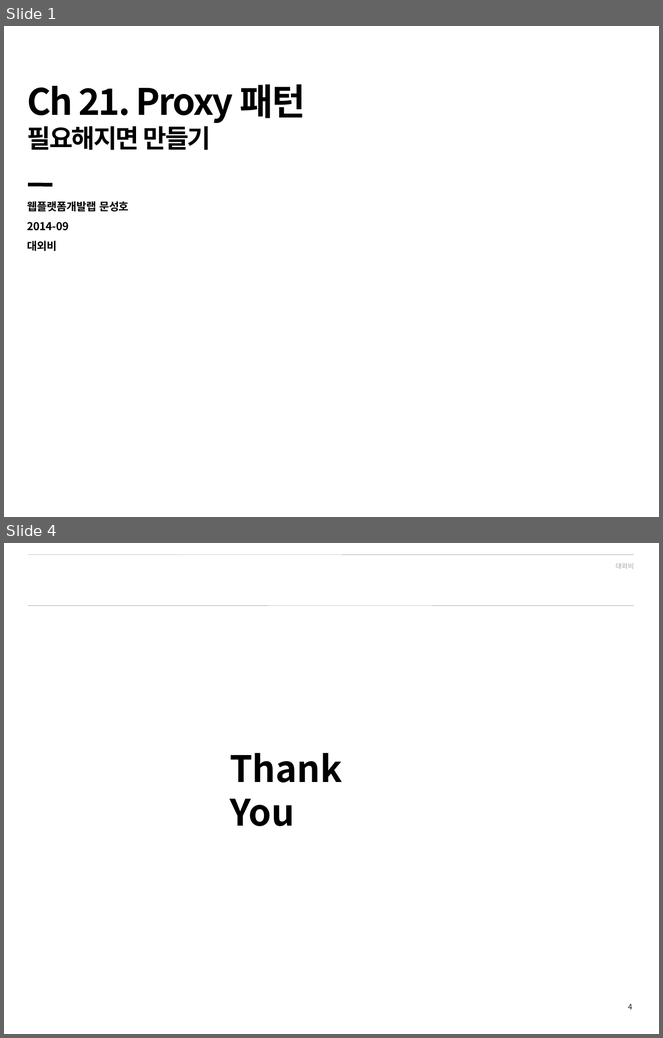
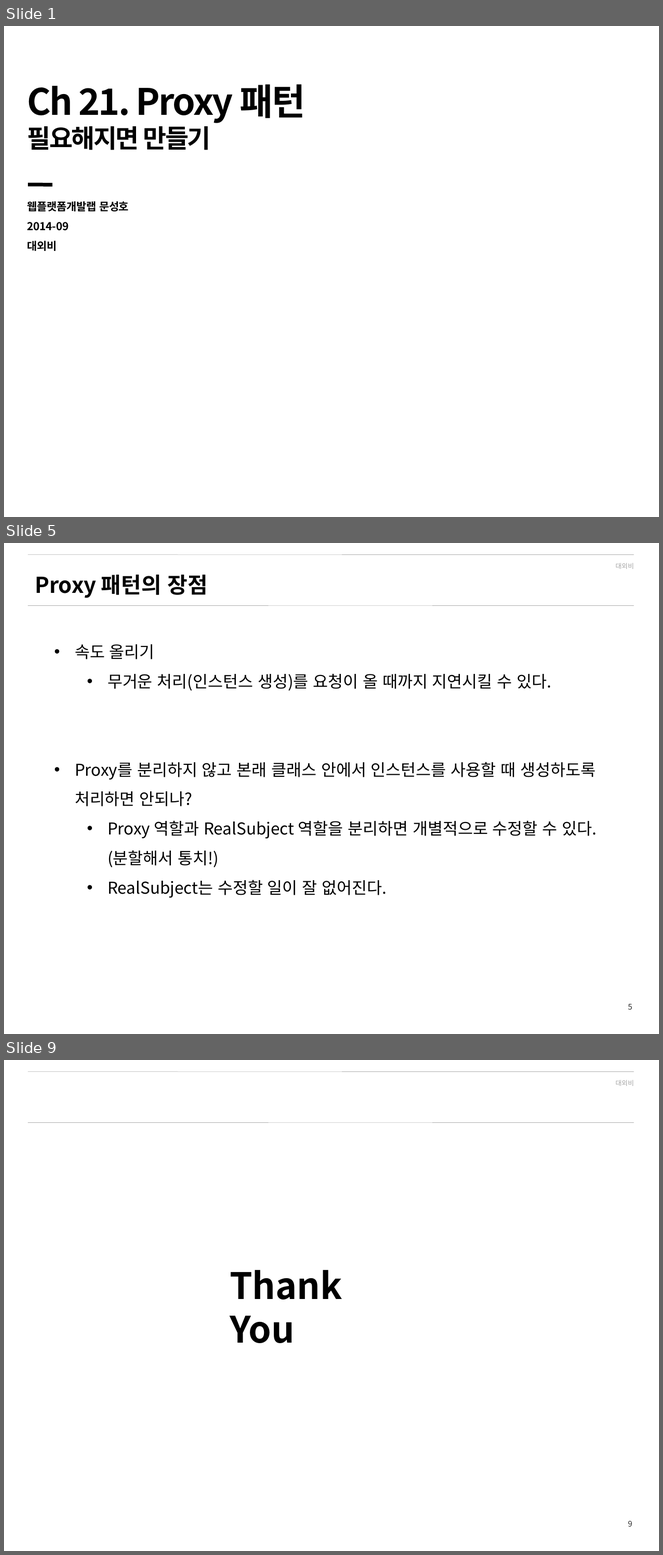
Before and after one commit to shyr/designpattern, a slide deck: src/_ppt/ch21.pptx. Shown one above the other, each under a label of ours: slides 1 and 4 before the commit, slides 1, 5 and 9 after it; the slides between them are not shown. The pictures are 663x1038 and 663x1555 pixels, drawn with LibreOffice and Linux fonts; fonts in the diff are those of the drawing; background and template pictures are left out. Boxes give left, top, right and bottom in pixels: in the first picture for what was removed or moved away, otherwise in the second. Text is boxed around its words. In the diff, an @@ line names an element or a change of style, - is before the commit and + after.

```diff
--- a/src/_ppt/ch21.pptx
+++ b/src/_ppt/ch21.pptx
@@ slide 5 added at [4,543,659,1034], background #FFFFFF; not listed: 4 template elements that a slide beside it also shows @@
@@ text added at [35,574,208,598], 24 pt, text #000000, bold @@
+Proxy 패턴의 장점
@@ text added at [75,644,597,898], 18 pt, text #000000 @@
+• 속도 올리기
+  • 무거운 처리(인스턴스 생성)를 요청이 올 때까지 지연시킬 수 있다.
+• Proxy를 분리하지 않고 본래 클래스 안에서 인스턴스를 사용할 때 생성하도록 처리하면 안되나?
+  • Proxy 역할과 RealSubject 역할을 분리하면 개별적으로 수정할 수 있다.(분할해서 통치!)
+  • RealSubject는 수정할 일이 잘 없어진다.
@@ what was slide 4 is now slide 9 @@
@@ page number at [628,1521,632,1527]: text changed @@
-4
+9
```
Also in this commit, not shown: 6 other slides added, 2 slides removed, 3 other files.
